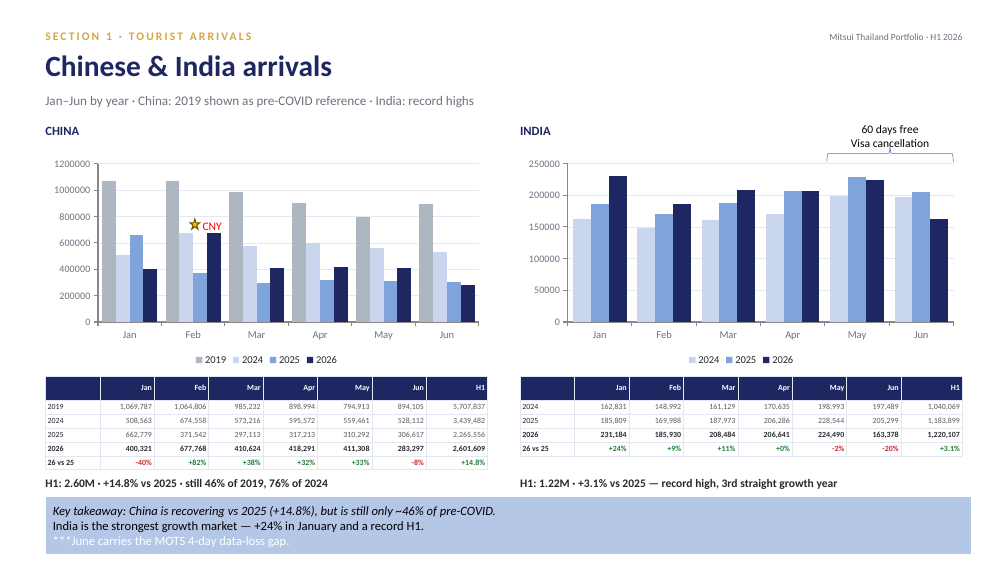
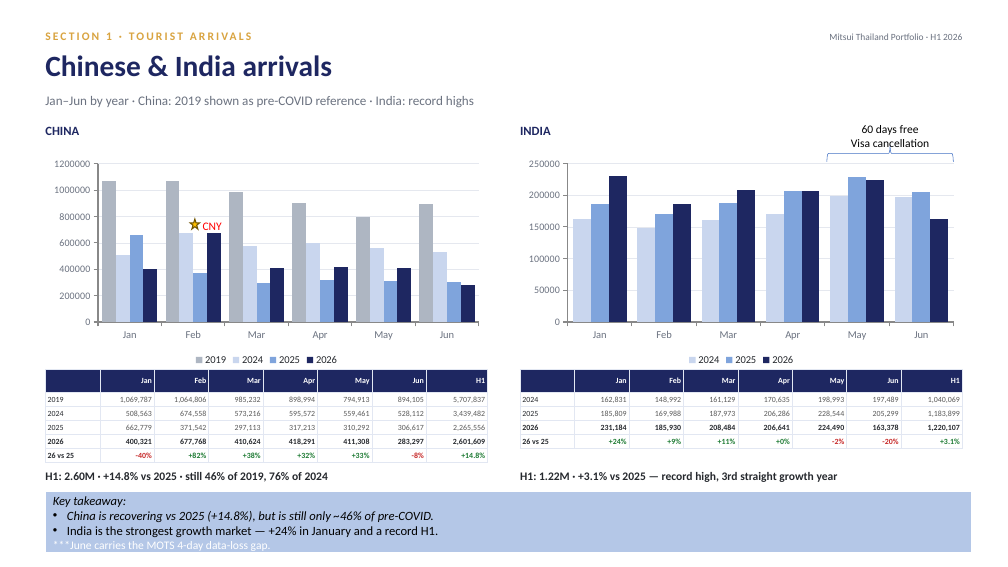
Before and after one commit to Chavin2543/mae-workspace, a slide deck: slide 4 of output/Portfolio_Performance_Report_H1-2026.pptx. Drawn at 1008x567 pixels with LibreOffice and Linux fonts; fonts in the diff are those of the drawing. Boxes give left, top, right and bottom in pixels: in the first picture for what was removed or moved away, otherwise in the second. Text is boxed around its words. In the diff, an @@ line names an element or a change of style, - is before the commit and + after.

```diff
--- a/output/Portfolio_Performance_Report_H1-2026.pptx
+++ b/output/Portfolio_Performance_Report_H1-2026.pptx
@@ table moved from (x1=45, y1=377, x2=488, y2=470) to (x1=45, y1=369, x2=488, y2=463) @@
@@ table moved from (x1=520, y1=377, x2=963, y2=456) to (x1=520, y1=369, x2=963, y2=448) @@
@@ 2 texts, 1 rectangle moved together from (x1=45, y1=479, x2=972, y2=555) to (x1=45, y1=472, x2=972, y2=552) @@
@@ text in rectangle at (x1=53, y1=496, x2=434, y2=522): text changed @@
-Key takeaway: China is recovering vs 2025 (+14.8%), but is still only ~46% of pre-COVID.
+Key takeaway:
+• China is recovering vs 2025 (+14.8%), but is still only ~46% of pre-COVID.
@@ text in rectangle at (x1=53, y1=526, x2=438, y2=551): size 12 to 11 pt in "***June carries the MOTS 4-day data-loss gap."; bullet none to • @@
```
Also in this commit, not shown: 22 other slides changed.
